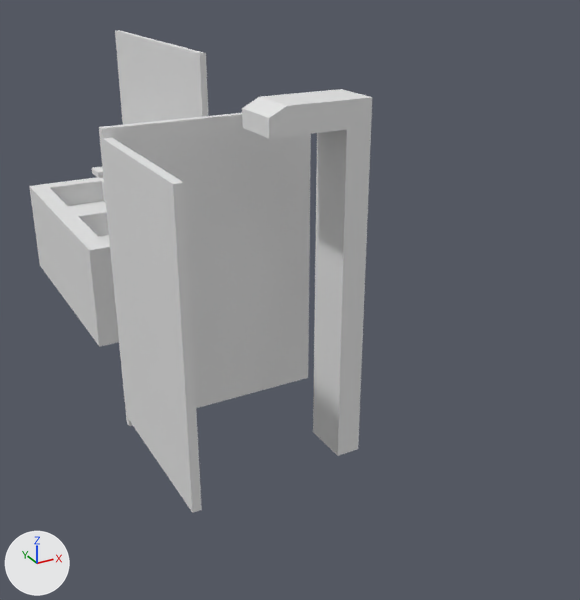
The FBX model Assets/Models/Props/Bathroom.fbx as it was, and as the next commit left it.
One viewpoint serves both versions: a 50 mm camera at (-3.8, -13.28, 5.72) aimed at (1.15, -4.27, 1.21). Arrows for +X, +Y and +Z are at lower left; the lights stay in place. Materials are left out; every surface is plain grey.

Objects in the first picture: 'Mirror', 'Shower', 'Sink', 'StallDivisory', 'StallDoor'.
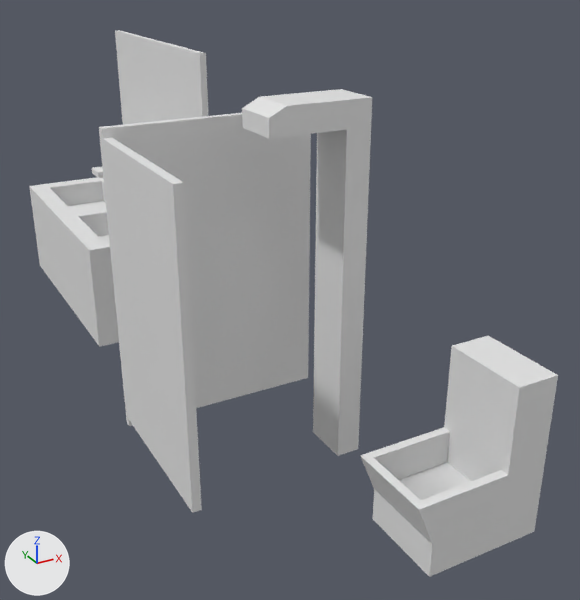
Boxes [x1, y1, x2, y2] around the edits, measured in the pictures (580 x 600 px):
'Toilet', added: after [360, 336, 558, 577]

The change, as a list of edits to the scene's bpy script:
```text
Add me_cube_008:
    me_cube_008.from_pydata(...)  # 26 vertices, 25 faces; spans x -0.8..0.8, y -0.5..0.5, z 0.0..1.9
Add ob_toilet:
    ob_toilet = bpy.data.objects.new('Toilet', me_cube_008)
    ob_toilet.location = (1.0, -8.0, 0.0)
```
